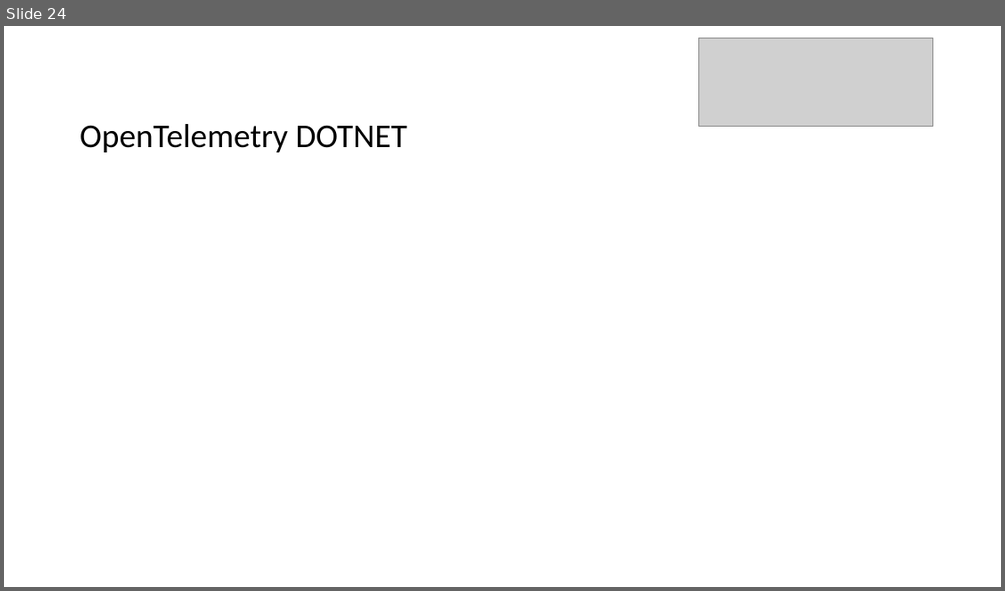
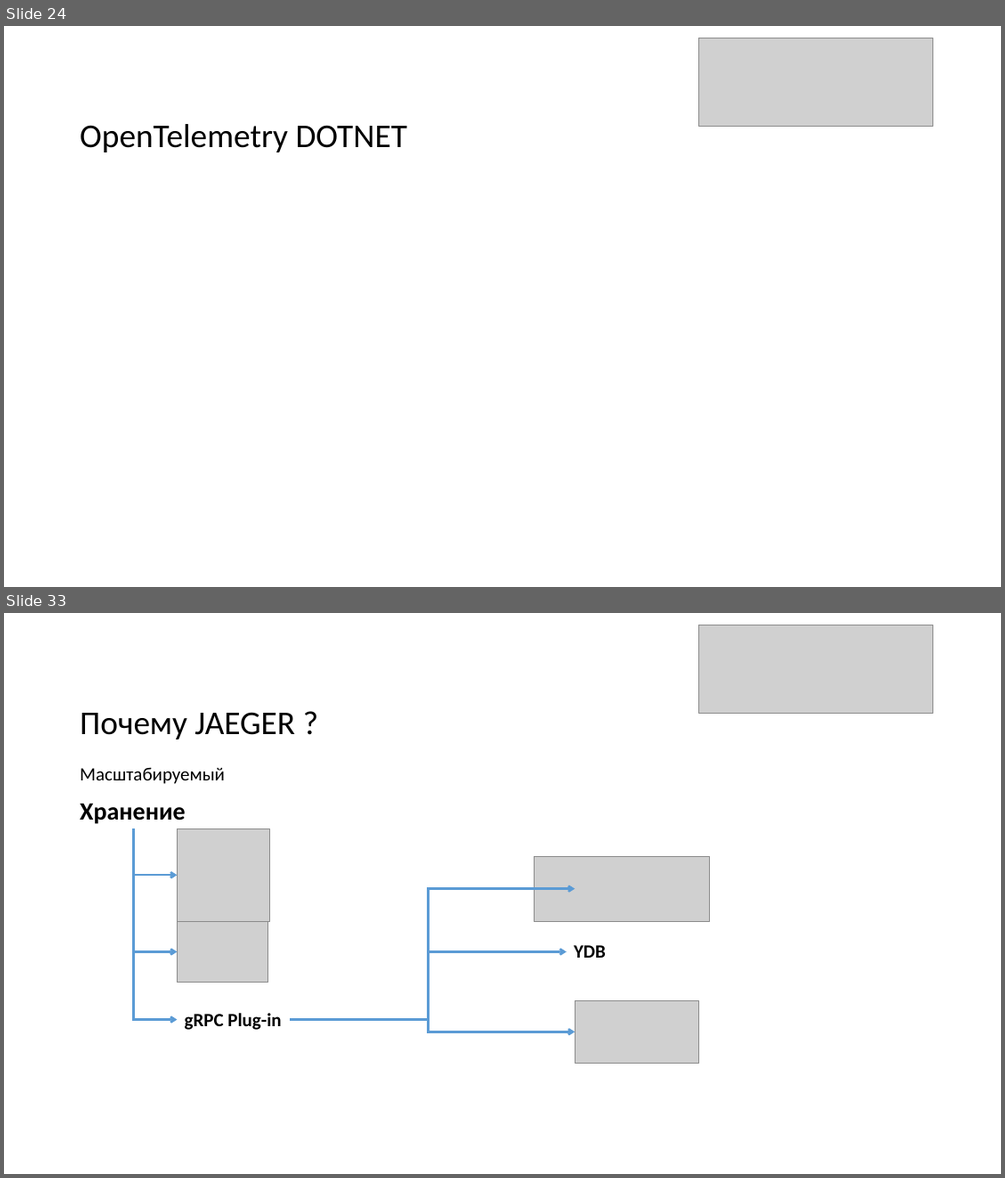
Before and after one commit to LoudThunderNET/OpenTelemetryPresentation, a slide deck: OpenTelemetry.pptx. Shown one above the other, each under a label of ours: slide 24 before the commit, slides 24 and 33 after it; the slides between them are not shown. The pictures are 1005x591 and 1005x1178 pixels, drawn with LibreOffice and Linux fonts; fonts in the diff are those of the drawing; grey boxes stand for pictures. Boxes give left, top, right and bottom in pixels: in the first picture for what was removed or moved away, otherwise in the second. Text is boxed around its words. In the diff, an @@ line names an element or a change of style, - is before the commit and + after.

```diff
--- a/OpenTelemetry.pptx
+++ b/OpenTelemetry.pptx
@@ slide 33 added at (4, 613, 1001, 1174), background #FFFFFF @@
@@ picture added at (699, 625, 932, 714) @@
@@ text added at (80, 712, 295, 739), 32 pt, text #000000 @@
+Почему JAEGER ?
@@ text added at (80, 767, 225, 784), 18 pt, text #000000 @@
+Масштабируемый
@@ text added at (80, 803, 186, 824), 24 pt, text #000000, bold @@
+Хранение
@@ elbow arrow added from (133, 828) to (177, 875), #5B9BD5 2 pt @@
@@ elbow arrow added from (133, 828) to (177, 952), #5B9BD5 2 pt @@
@@ elbow arrow added from (133, 828) to (177, 1020), #5B9BD5 2 pt @@
@@ picture added at (177, 828, 269, 921) @@
@@ picture added at (534, 856, 709, 921) @@
@@ elbow arrow added from (291, 1020) to (574, 889), #5B9BD5 2 pt @@
@@ picture added at (177, 921, 268, 981) @@
@@ elbow arrow added from (291, 1020) to (566, 952), #5B9BD5 2 pt @@
@@ text added at (574, 945, 606, 957), 18 pt, text #000000, bold @@
+YDB
@@ text added at (185, 1013, 281, 1030), 18 pt, text #000000, bold @@
+gRPC Plug-in
@@ picture added at (574, 1001, 699, 1063) @@
@@ elbow arrow added from (291, 1020) to (574, 1032), #5B9BD5 2 pt @@
```
Also in this commit, not shown: 4 slides changed, 14 other slides added, 1 other file.
